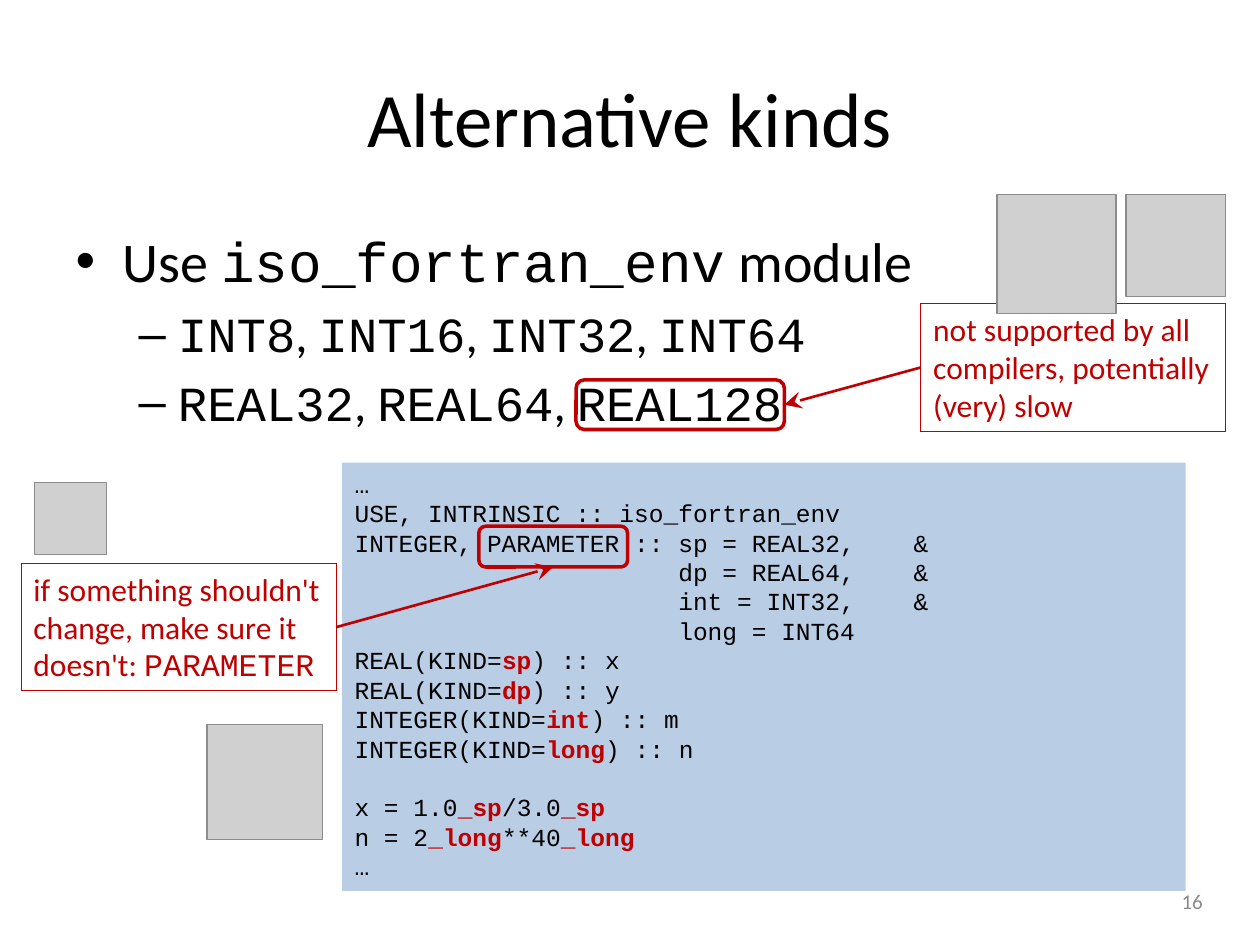
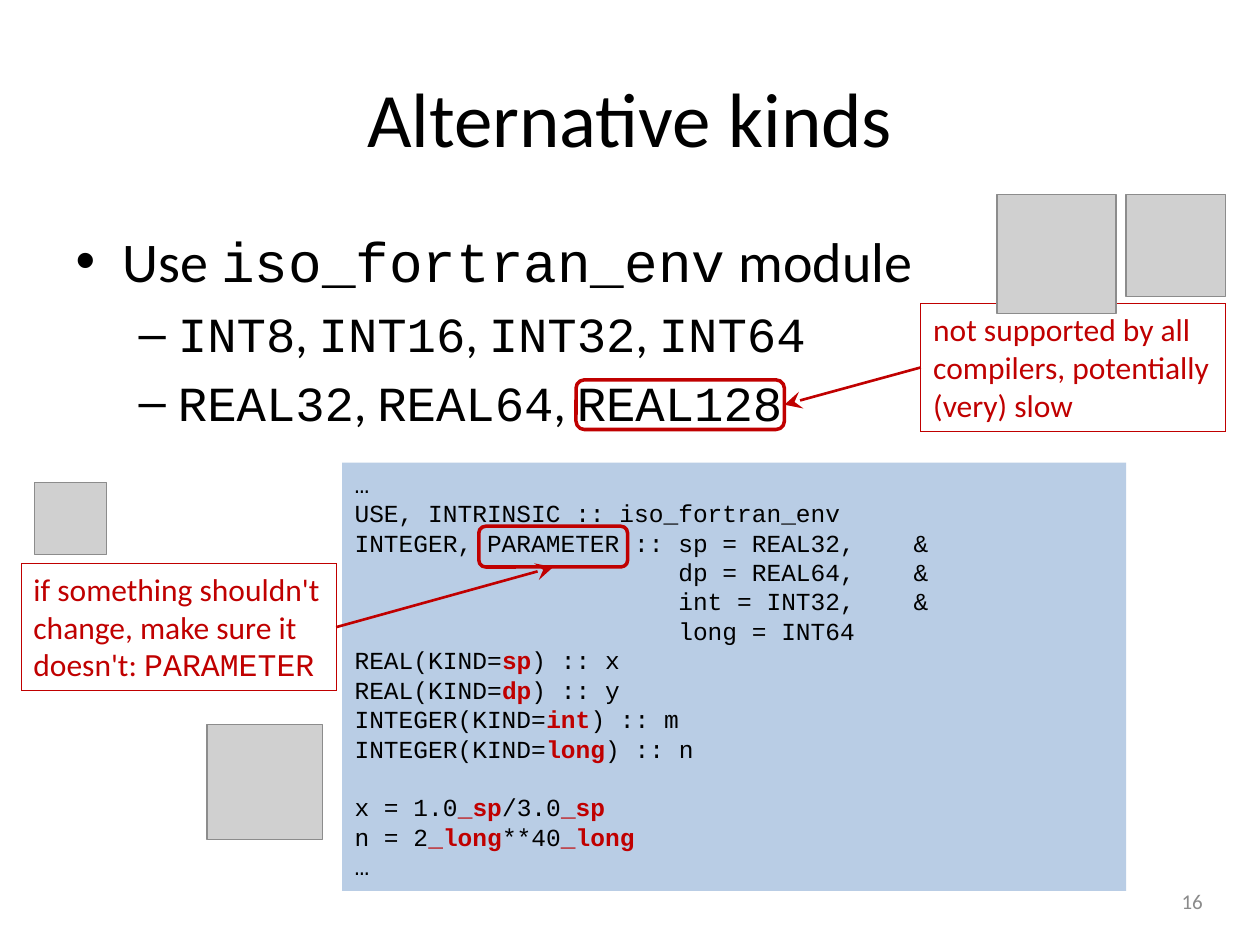
Before and after one commit to gjbex/Fortran-for-programmers, a slide deck: slide 16 of fortran_for_programmers.pptx. Drawn at 1260x945 pixels with LibreOffice and Linux fonts; fonts in the diff are those of the drawing; grey boxes stand for pictures. Boxes give left, top, right and bottom in pixels: in the first picture for what was removed or moved away, otherwise in the second. Text is boxed around its words. In the diff, an @@ line names an element or a change of style, - is before the commit and + after.

```diff
--- a/fortran_for_programmers.pptx
+++ b/fortran_for_programmers.pptx
@@ rectangle "…": place and size @@
-rectangle "…" at box(343, 462, 1186, 891)
+rectangle "…" at box(343, 462, 1126, 891)
```
Also in this commit, not shown: 5 other slides changed.
